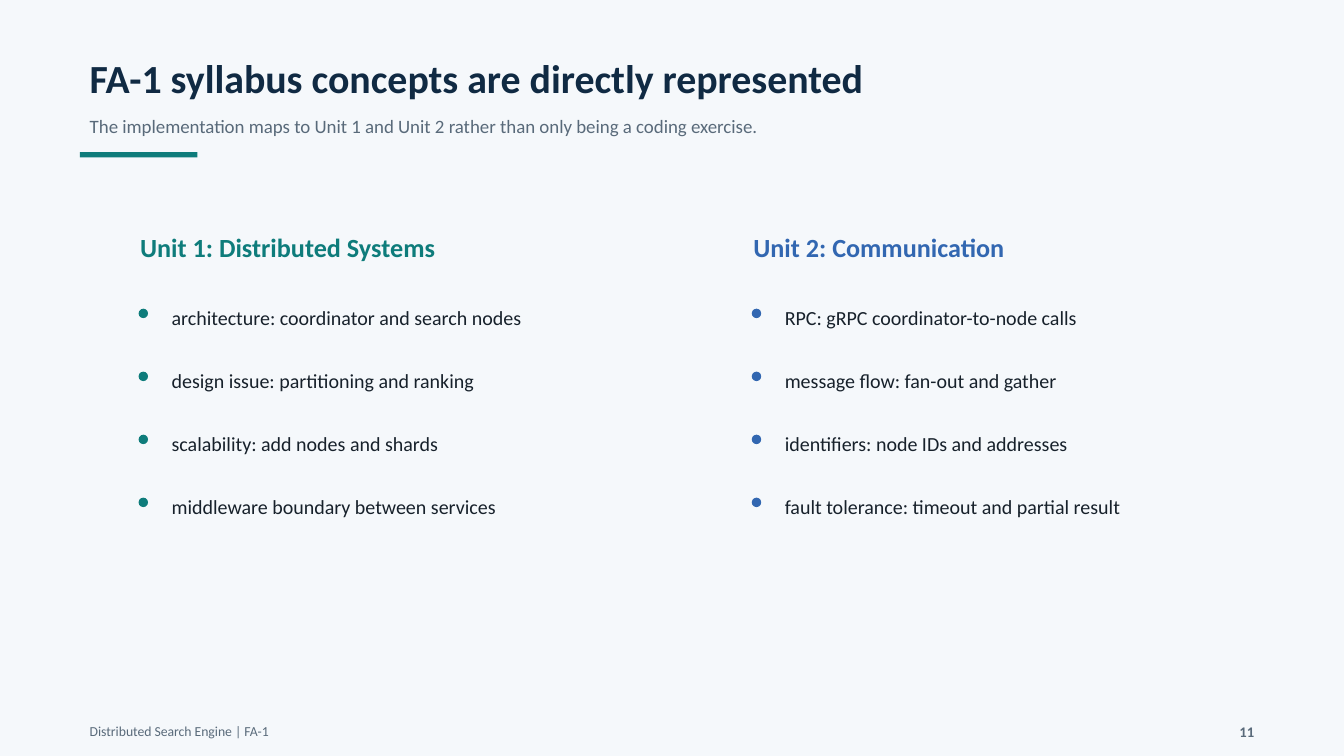
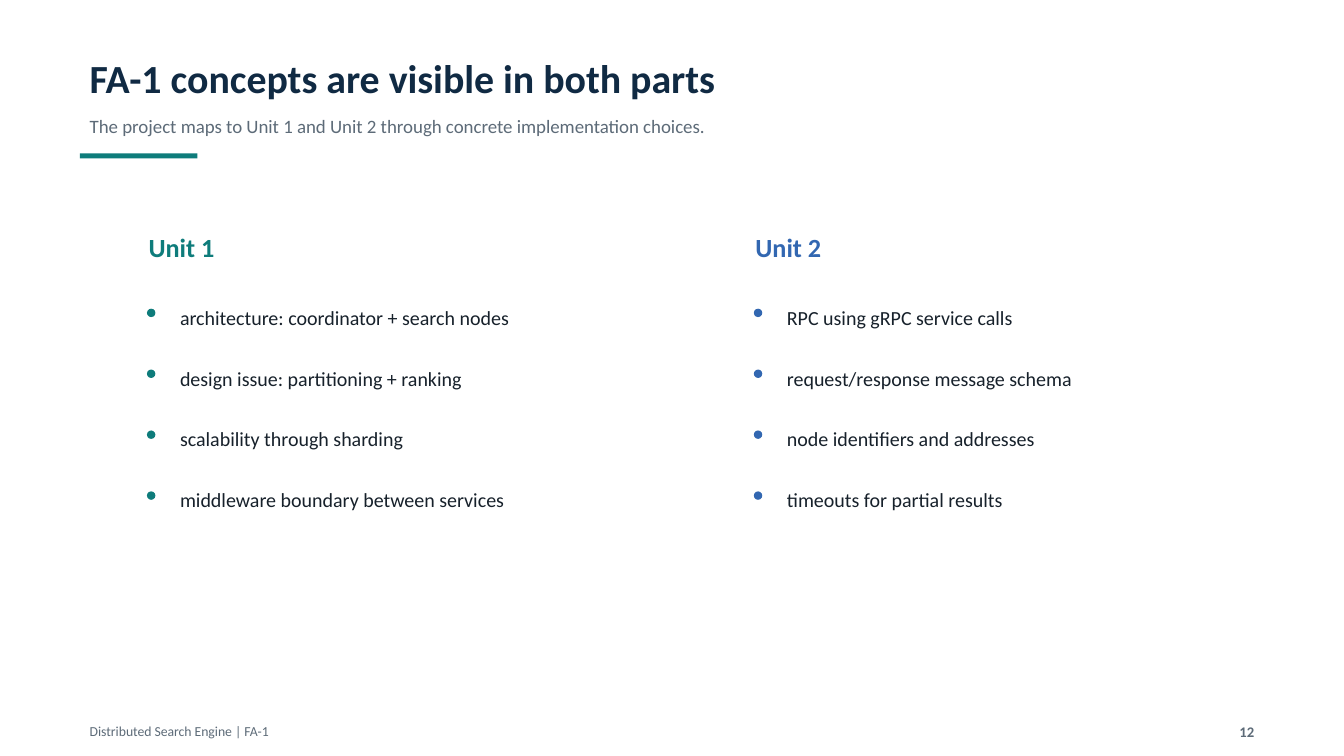
Before and after one commit to parth-darandale/ds-mini-project, a slide deck: slide 12 of Distributed_Search_Engine_FA1_Presentation.pptx (slide 11 before the commit). Drawn at 1344x756 pixels with LibreOffice and Linux fonts; fonts in the diff are those of the drawing. Boxes give left, top, right and bottom in pixels: in the first picture for what was removed or moved away, otherwise in the second. Text is boxed around its words. In the diff, an @@ line names an element or a change of style, - is before the commit and + after.

Commit message:
Expand FA-1 deck with Member 2 parts

```diff
--- a/Distributed_Search_Engine_FA1_Presentation.pptx
+++ b/Distributed_Search_Engine_FA1_Presentation.pptx
@@ background #F5F8FB to #FFFFFF @@
@@ text at (90,65,715,100): text changed @@
-FA-1 syllabus concepts are directly represented
+FA-1 concepts are visible in both parts
@@ text at (90,120,705,136): text changed; text colour #596A7A to #5D6B78 @@
-The implementation maps to Unit 1 and Unit 2 rather than only being a coding exercise.
+The project maps to Unit 1 and Unit 2 through concrete implementation choices.
@@ text at (149,238,214,257): text changed @@
-Unit 1: Distributed Systems
+Unit 1
@@ text at (755,238,821,257): text changed @@
-Unit 2: Communication
+Unit 2
@@ ellipse: place and size @@
-ellipse at (139,309,148,318)
+ellipse at (147,309,155,317)
@@ text at (180,311,509,325): text changed @@
-architecture: coordinator and search nodes
+architecture: coordinator + search nodes
@@ text at (787,311,1013,329): text changed @@
-RPC: gRPC coordinator-to-node calls
+RPC using gRPC service calls
@@ ellipse: place and size @@
-ellipse at (139,372,148,381)
+ellipse at (147,370,155,378)
@@ text at (180,372,461,390): text changed @@
-design issue: partitioning and ranking
+design issue: partitioning + ranking
@@ text at (787,372,1071,390): text changed @@
-message flow: fan-out and gather
+request/response message schema
@@ ellipse: place and size @@
-ellipse at (139,435,148,444)
+ellipse at (147,431,155,439)
@@ text removed at (172,437,438,455) @@
-scalability: add nodes and shards
@@ text added at (180,432,402,450), 14.2 pt, text #17212B @@
+scalability through sharding
@@ ellipse: place and size @@
-ellipse at (752,435,761,444)
+ellipse at (754,431,762,439)
@@ text at (787,432,1035,446): text changed @@
-identifiers: node IDs and addresses
+node identifiers and addresses
@@ ellipse: place and size @@
-ellipse at (139,498,148,507)
+ellipse at (147,492,155,500)
@@ text "middleware boundary between services": place and size @@
-text "middleware boundary between services" at (172,500,496,518)
+text "middleware boundary between services" at (180,493,504,511)
@@ ellipse: place and size @@
-ellipse at (752,498,761,507)
+ellipse at (754,492,762,500)
@@ text at (787,493,1002,511): text changed @@
-fault tolerance: timeout and partial result
+timeouts for partial results
@@ text at (1239,727,1254,737): text changed; text colour #596A7A to #5D6B78 @@
-11
+12
```
Also in this commit, not shown: 1 other slide changed, 11 slides added, 10 slides removed, 1 other file.
